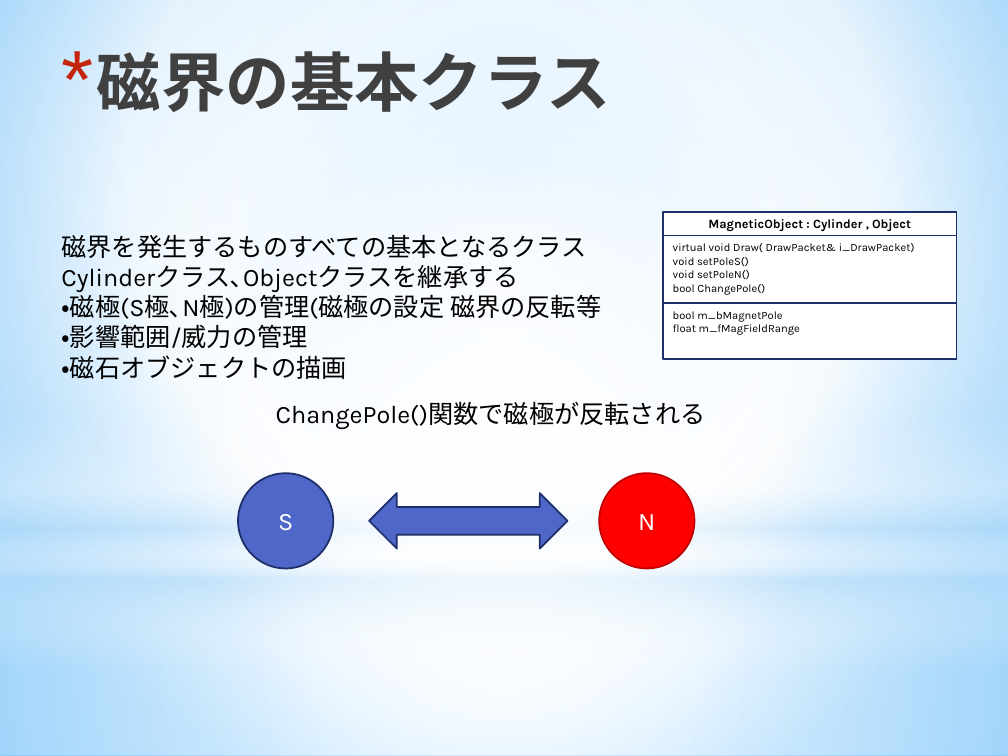
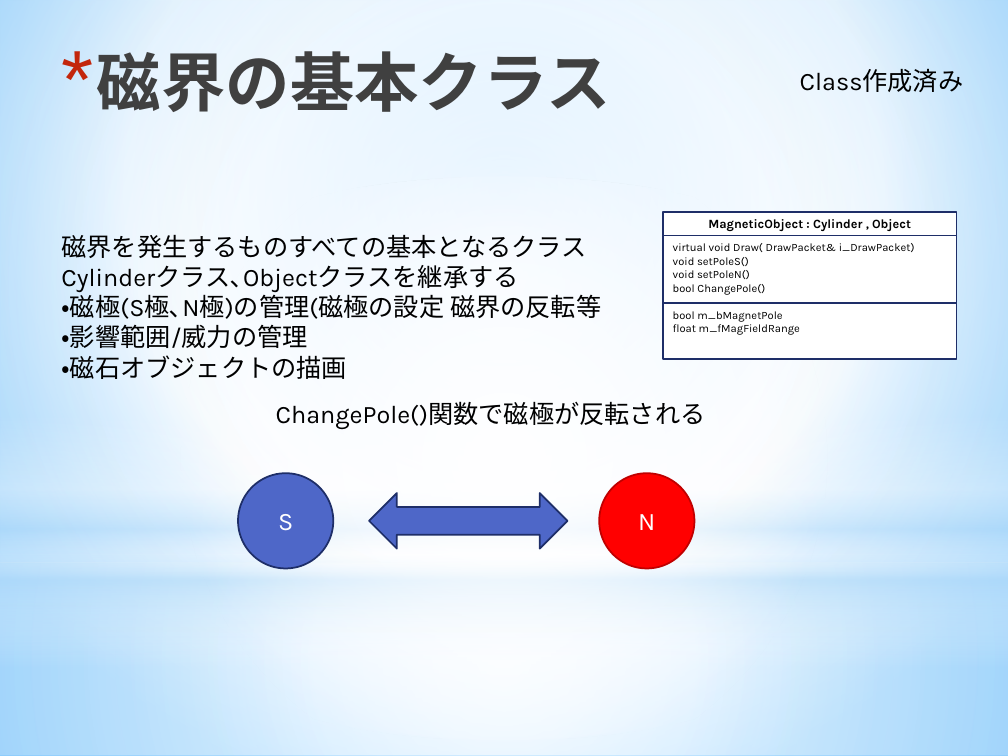
Before and after one commit to xtatrax/oldPrj-SchoolTask_BomberProject-public, a slide deck: slide 3 of Document/RequiredClasses.pptx. Drawn at 1008x756 pixels with LibreOffice and Linux fonts; fonts in the diff are those of the drawing. Boxes give left, top, right and bottom in pixels: in the first picture for what was removed or moved away, otherwise in the second. Text is boxed around its words. In the diff, an @@ line names an element or a change of style, - is before the commit and + after.

```diff
--- a/Document/RequiredClasses.pptx
+++ b/Document/RequiredClasses.pptx
@@ text added at (x1=800, y1=68, x2=964, y2=92), 18 pt, text #000000 @@
+Class作成済み
```
Also in this commit, not shown: 3 other slides changed, 1 other file.
